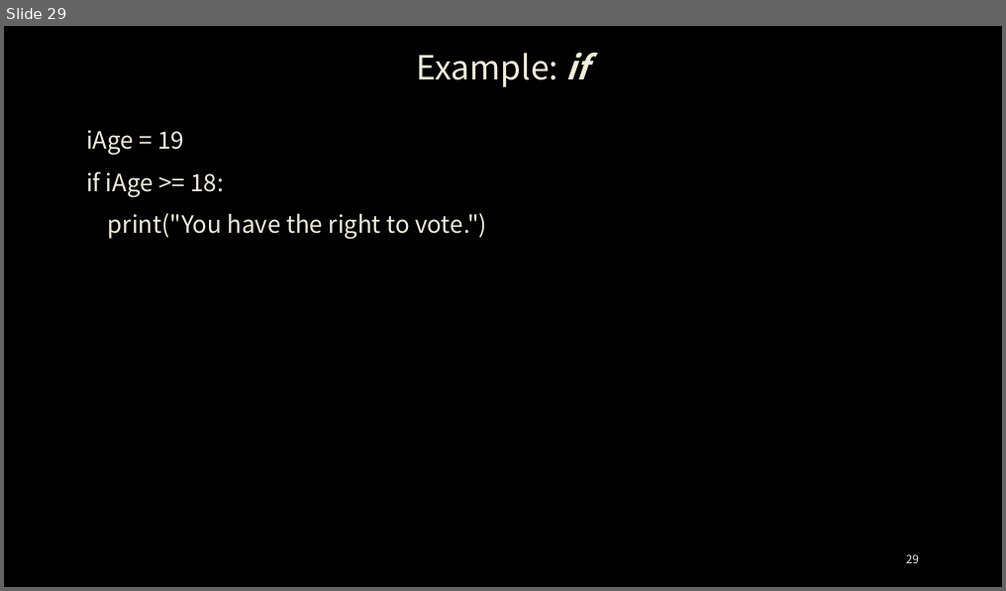
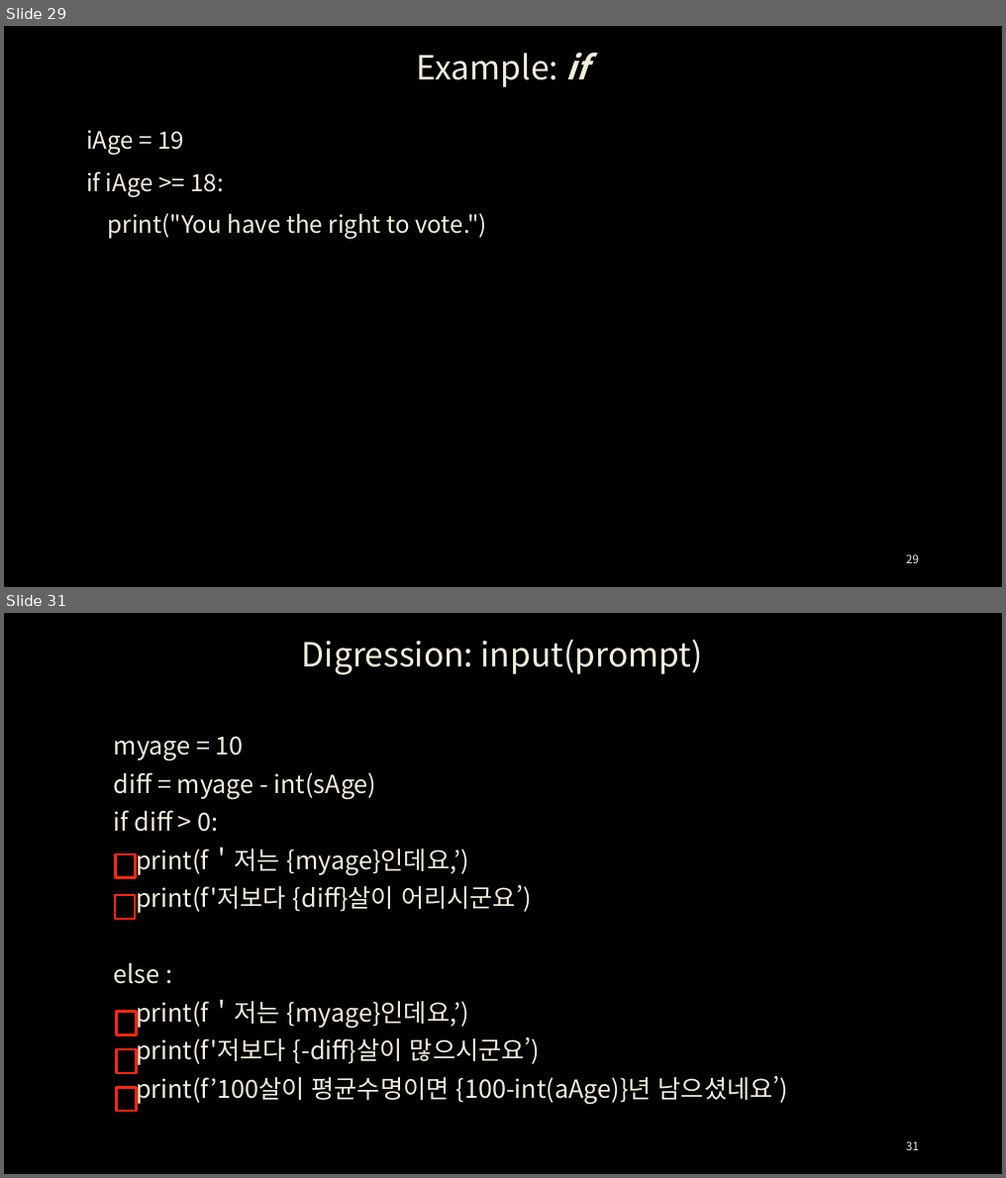
Before and after one commit to ancestor9/24_python-programimming-1, a slide deck: week2_3/week_03_Control Flow-if Statement.pptx. Shown one above the other, each under a label of ours: slide 29 before the commit, slides 29 and 31 after it; the slides between them are not shown. The pictures are 1006x591 and 1006x1178 pixels, drawn with LibreOffice and Linux fonts; fonts in the diff are those of the drawing; background and template pictures are left out. Boxes give left, top, right and bottom in pixels: in the first picture for what was removed or moved away, otherwise in the second. Text is boxed around its words. In the diff, an @@ line names an element or a change of style, - is before the commit and + after.

```diff
--- a/week2_3/week_03_Control Flow-if Statement.pptx
+++ b/week2_3/week_03_Control Flow-if Statement.pptx
@@ slide 31 added at <box>4,613,1002,1174</box>, background picture (left out) @@
@@ title added at <box>302,639,703,675</box>, 32 pt, text #F4EEDC @@
+Digression: input(prompt)
@@ text added at <box>114,736,788,1105</box>, 24 pt, text #F4EEDC @@
+myage = 10
+diff = myage - int(sAge)
+if diff > 0:
+print(f＇저는 {myage}인데요,’)
+print(f'저보다 {diff}살이 어리시군요’)
+else :
+print(f＇저는 {myage}인데요,’)
+print(f'저보다 {-diff}살이 많으시군요’)
+print(f’100살이 평균수명이면 {100-int(aAge)}년 남으셨네요’)
@@ rectangle added at <box>116,855,136,878</box>, outline #FC2610 2.25 pt @@
@@ rectangle added at <box>115,895,135,919</box>, outline #FC2610 2.25 pt @@
@@ rectangle added at <box>116,1012,137,1035</box>, outline #FC2610 2.25 pt @@
@@ rectangle added at <box>116,1051,137,1073</box>, outline #FC2610 2.25 pt @@
@@ rectangle added at <box>116,1087,137,1111</box>, outline #FC2610 2.25 pt @@
@@ page number added at <box>906,1142,919,1151</box>, 11 pt, text #F2F2F2 @@
+31
```
Also in this commit, not shown: 2 slides changed.
